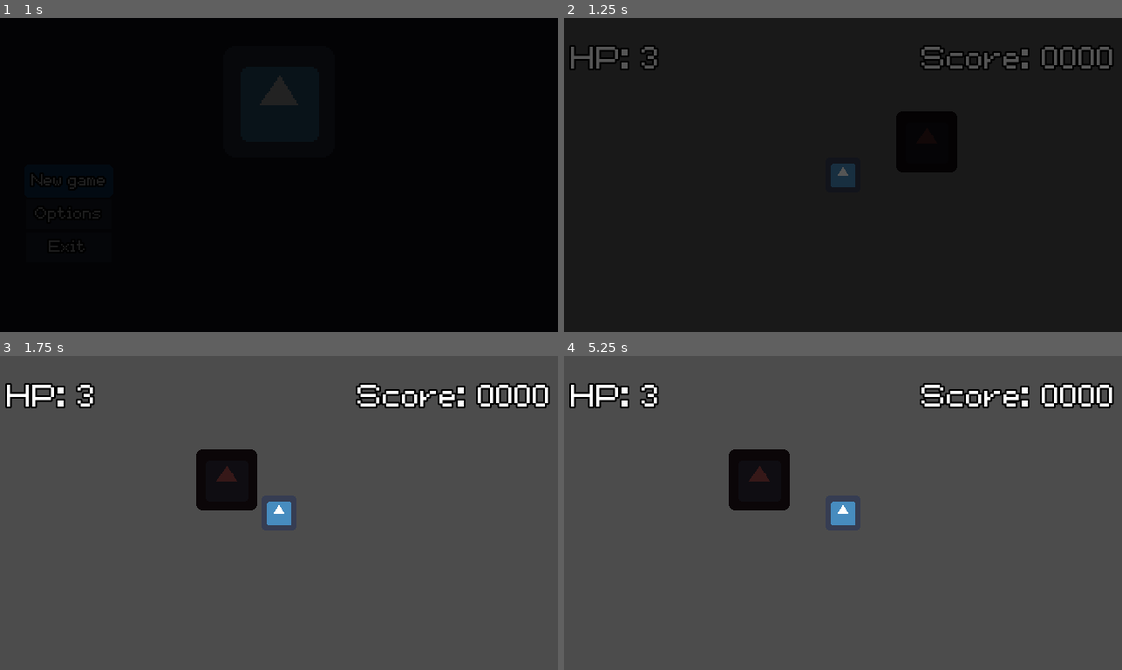
Above: before the commit, frames 1-4 (two rows, left to right).
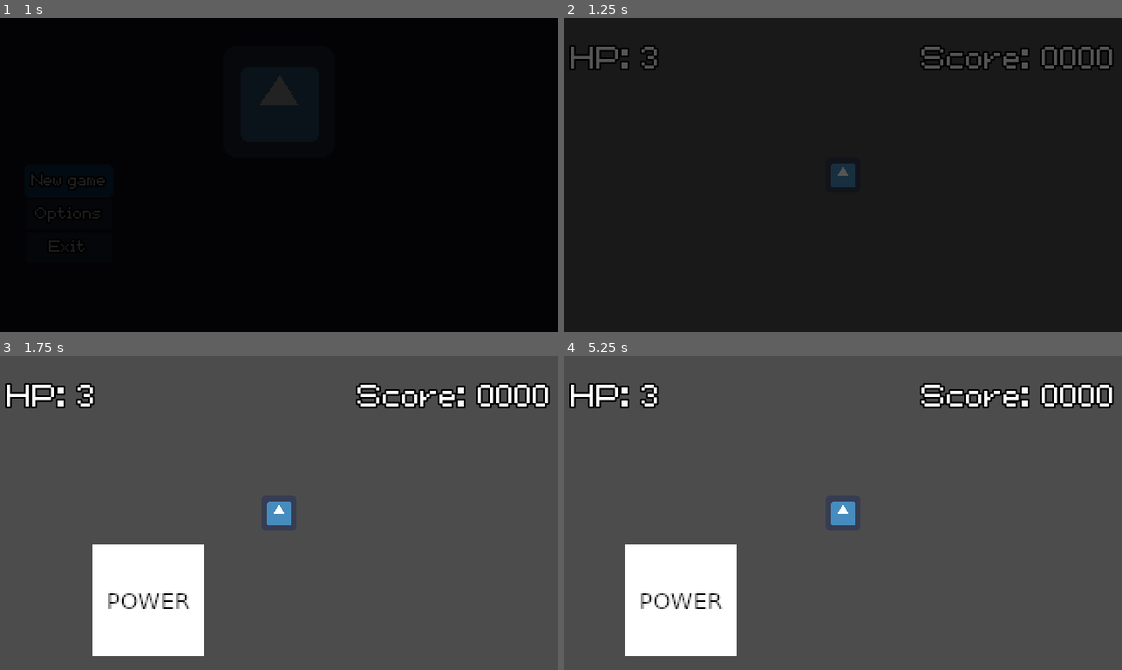
Above: after the commit, the same moments.

Repository: agustinoli/GodotWildJam48
Game: Godot game, scene res://MainMenu/MainMenu.tscn
Two runs of this game, one before a commit and one after it. Both use one fixed random seed, a clock stepped at 60 frames per second and the inputs below. The engine's default icon, where the game draws it, is replaced by a stand-in: a white triangle on a blue panel in a dark square. Sound files missing from this copy of the repository are replaced by a short silence.
Inputs:
- Up to frame 1 (1 s): click "New game" at 0.5 s
- Up to frame 2 (1.25 s): no input
- Up to frame 3 (1.75 s): tap Enter at 1.25 s; hold D (Right) from 1.28 s (still down); hold 1 (BuildPowerMachine, bound only after the commit) from 1.28 s (still down); tap P (Jump) at 1.52 s
- Up to frame 4 (5.25 s): release D (Right) at 2.03 s; release 1 (BuildPowerMachine, bound only after the commit) at 2.03 s; hold S (Down) 2.03-2.78 s; tap 1 (BuildPowerMachine, bound only after the commit) at 2.1, 3.6, 5.1 s; tap P (Jump) at 2.27, 3.77, 4.52 s; hold D (Right) 2.78-3.53 s; hold 1 (BuildPowerMachine, bound only after the commit) 2.78-3.53 s; tap Space at 3.5 s; hold W (Up) 3.53-4.28 s; tap Enter at 4.25 s; hold 1 (BuildPowerMachine, bound only after the commit) 4.28-5.03 s; hold A (Left) from 4.28 s (still down)

Frame 1 is identical in both runs. In frame 3, 9.2% of the frame differs, in the area x 16-47%, y 29-96%; in frame 4, 9.2%.

Commit message:
wip: power plant construction inited

Diff:
--- a/Game/GameController.gd
+++ b/Game/GameController.gd
@@ -1,23 +1,47 @@
 extends Node
 
-var player_electricity : int setget set_elect, get_elect
+const INIT_POWER = 0
+const INIT_WATER = 0
+const INIT_FOOD  = 0
+const INIT_MINE  = 100
+
+var player_power       : int setget set_power, get_power
 var player_water       : int setget set_water,get_water
 var player_food        : int setget set_food,get_food
-# add minerals
+var player_mine        : int setget set_mine,get_mine
+
+var power_delta
+var water_delta
+var food_delta
+var mine_delta
+
+var delta_timer
+
 
 func _ready():
-	player_electricity = 0
-	player_water       = 0
-	player_food        = 0
-	# give minimal resource to the player
+	player_power = INIT_POWER
+	player_water = INIT_WATER
+	player_food  = INIT_FOOD
+	player_mine  = INIT_MINE
+	power_delta  = 0
+	water_delta  = 0
+	food_delta   = 0
+	mine_delta   = 0
+	delta_timer  = Timer.new()
+	delta_timer.set_one_shot(false)
+	delta_timer.set_wait_time(1)
+	delta_timer.autostart = true
+	delta_timer.connect("timeout", self, "_timer_callback")
+	delta_timer.start()
+	add_child(delta_timer)
 
 
-func set_elect(p_ele):
-	player_electricity = p_ele
+func set_power(p_ele):
+	player_power = p_ele
 
 
-func get_elect():
-	return player_electricity
+func get_power():
+	return player_power
 
 
 func set_water(p_water):
@@ -36,10 +60,32 @@
 	return player_food
 
 
-func player_has_resources(power_cost,food_cost,water_cost,mineral_cost)->bool:
-	var value= false
-	return value
+func set_mine(p_mine):
+	player_mine = p_mine
 
 
-func spend_resources(power_cost,food_cost,water_cost,mineral_cost)->void:
-	pass
+func get_mine():
+	return player_mine
+
+
+func player_has_resources(power_cost,food_cost,water_cost,mineral_cost)->bool:
+	return (power_cost <= player_power and food_cost <= player_food and water_cost <= player_water and mineral_cost <= player_mine)
+
+
+func spend_resources(power_cost,food_cost,water_cost,mine_cost)->void:
+	player_power -= power_cost
+	player_food  -= food_cost
+	player_water -= water_cost
+	player_mine  -= mine_cost
+
+
+func _timer_callback():
+	print(str("Power = ", player_power, " | Food = ", player_food, " | Water = ", player_water, " | Mineral = ", player_mine))
+	player_power += power_delta
+	player_food  += food_delta
+	player_water += water_delta
+	player_mine  += mine_delta
+
+
+func power_plant_created():
+	power_delta += 1
--- a/Levels/Level.gd
+++ b/Levels/Level.gd
@@ -1,6 +1,8 @@
 extends Node2D
 
 export (String, FILE, "*.tscn") var Next_Scene: String
+
+var power_plant_scene = preload("res://Machines/PowerMachine.tscn")
 
 func _ready()->void:
 	Hud.visible = true
@@ -13,3 +15,10 @@
 func _exit_tree()->void:
 	Hud.visible = false
 	PauseMenu.can_show = false
+
+
+func _on_Player_build_power_plant():
+	var power_plant = power_plant_scene.instance()
+	add_child(power_plant)
+	power_plant.init($Player.position + Vector2(0, 50))
+	GameController.power_plant_created()
--- a/Levels/TestScene.tscn
+++ b/Levels/TestScene.tscn
@@ -1,8 +1,7 @@
-[gd_scene load_steps=4 format=2]
+[gd_scene load_steps=3 format=2]
 
 [ext_resource path="res://Levels/Level.gd" type="Script" id=1]
 [ext_resource path="res://Player/Player.tscn" type="PackedScene" id=2]
-[ext_resource path="res://Machines/PowerMachine.tscn" type="PackedScene" id=3]
 
 [node name="Level" type="Node2D"]
 script = ExtResource( 1 )
@@ -15,7 +14,4 @@
 
 [node name="Player" parent="." instance=ExtResource( 2 )]
 
-[node name="PowerPlant" parent="." instance=ExtResource( 3 )]
-modulate = Color( 0.211765, 0.0941176, 0.0941176, 1 )
-position = Vector2( 48, -19 )
-scale = Vector2( 0.546875, 0.546875 )
+[connection signal="build_power_plant" from="Player" to="." method="_on_Player_build_power_plant"]
--- a/Machines/Machine.gd
+++ b/Machines/Machine.gd
@@ -7,9 +7,13 @@
 
 # Called when the node enters the scene tree for the first time.
 func _ready():
+	self.visible = false
 	pass # Replace with function body.
+
+func init(init_pos):
+	self.position = init_pos
+	self.visible = true
 
 func generate_resource():
 #	usar timer de codigo
-
 	pass
--- a/Machines/PowerMachine.tscn
+++ b/Machines/PowerMachine.tscn
@@ -1,6 +1,6 @@
-[gd_scene load_steps=4 format=2]
+[gd_scene load_steps=5 format=2]
 
-[ext_resource path="res://icon.png" type="Texture" id=1]
+[ext_resource path="res://Machines/PowerMachine.png" type="Texture" id=1]
 [ext_resource path="res://Machines/PowerMachine.gd" type="Script" id=2]
 
 [sub_resource type="SpriteFrames" id=1]
@@ -11,6 +11,14 @@
 "speed": 5.0
 } ]
 
-[node name="PowerPlant" type="AnimatedSprite"]
+[sub_resource type="CircleShape2D" id=2]
+radius = 32.0
+
+[node name="PowerPlant" type="StaticBody2D"]
+script = ExtResource( 2 )
+
+[node name="AnimatedSprite" type="AnimatedSprite" parent="."]
 frames = SubResource( 1 )
-script = ExtResource( 2 )
+
+[node name="CollisionShape2D" type="CollisionShape2D" parent="."]
+shape = SubResource( 2 )
--- a/Player/BuildPlayer.gd
+++ b/Player/BuildPlayer.gd
@@ -16,11 +16,8 @@
 
 # Virtual function. Corresponds to the `_process()` callback.
 func update(_delta: float) -> void:
+	state_machine.transition_to("Idle")
 	pass
-#	if boton_construccion.pressed:
-#		if Level.is_terrain_good():
-#			if GameController.player_has_resources():
-#				player.construct()
 
 # Virtual function. Corresponds to the `_physics_process()` callback.
 func physics_update(_delta: float) -> void:
--- a/Player/IdlePlayer.gd
+++ b/Player/IdlePlayer.gd
@@ -16,7 +16,6 @@
 		state_machine.transition_to("Move")
 
 
-
 # Virtual function. Corresponds to the `_physics_process()` callback.
 func physics_update(_delta: float) -> void:
 	pass
--- a/Player/MovePlayer.gd
+++ b/Player/MovePlayer.gd
@@ -61,11 +61,9 @@
 # Virtual function. Called by the state machine upon changing the active state. The `msg` parameter
 # is a dictionary with arbitrary data the state can use to initialize itself.
 func enter(_msg := {}) -> void:
-	print_debug("Entre a move")
 	pass
 
 # Virtual function. Called by the state machine before changing the active state. Use this function
 # to clean up the state.
 func exit() -> void:
-	print_debug("sali de move")
 	pass
--- a/Player/Player.gd
+++ b/Player/Player.gd
@@ -1,5 +1,6 @@
 extends KinematicBody2D
 
+signal build_power_plant
 signal hp_changed
 
 export var MAX_HP = 100
@@ -44,6 +45,15 @@
 	pass
 
 func _process(_delta):
+	if $StateMachine.state.name == "Idle":
+		if Input.is_action_pressed("BuildPowerMachine"):
+			if GameController.player_has_resources(0, 0, 0, 100):
+				emit_signal("build_power_plant")
+				GameController.spend_resources(0, 0, 0, 100)
+				$StateMachine.transition_to("Build")
+			else:
+				# insert error sound here
+				pass
 	pass
 
 func parse_input():
--- a/project.godot
+++ b/project.godot
@@ -69,7 +69,7 @@
 Music="*res://addons/GameTemplate/Autoload/Music.tscn"
 SfxManager="*res://addons/GameTemplate/Autoload/SfxManager.gd"
 HtmlFocus="*res://addons/GameTemplate/Autoload/HtmlFocus.tscn"
-GameLogic="*res://Game/GameController.gd"
+GameController="*res://Game/GameController.gd"
 
 [debug]
 
@@ -191,6 +191,11 @@
 "events": [ Object(InputEventKey,"resource_local_to_scene":false,"resource_name":"","device":0,"alt":false,"shift":false,"control":false,"meta":false,"command":false,"pressed":false,"scancode":80,"physical_scancode":0,"unicode":0,"echo":false,"script":null)
  ]
 }
+BuildPowerMachine={
+"deadzone": 0.5,
+"events": [ Object(InputEventKey,"resource_local_to_scene":false,"resource_name":"","device":0,"alt":false,"shift":false,"control":false,"meta":false,"command":false,"pressed":false,"scancode":49,"physical_scancode":0,"unicode":0,"echo":false,"script":null)
+ ]
+}
 
 [locale]
 
Binary file added: Machines/PowerMachine.png
